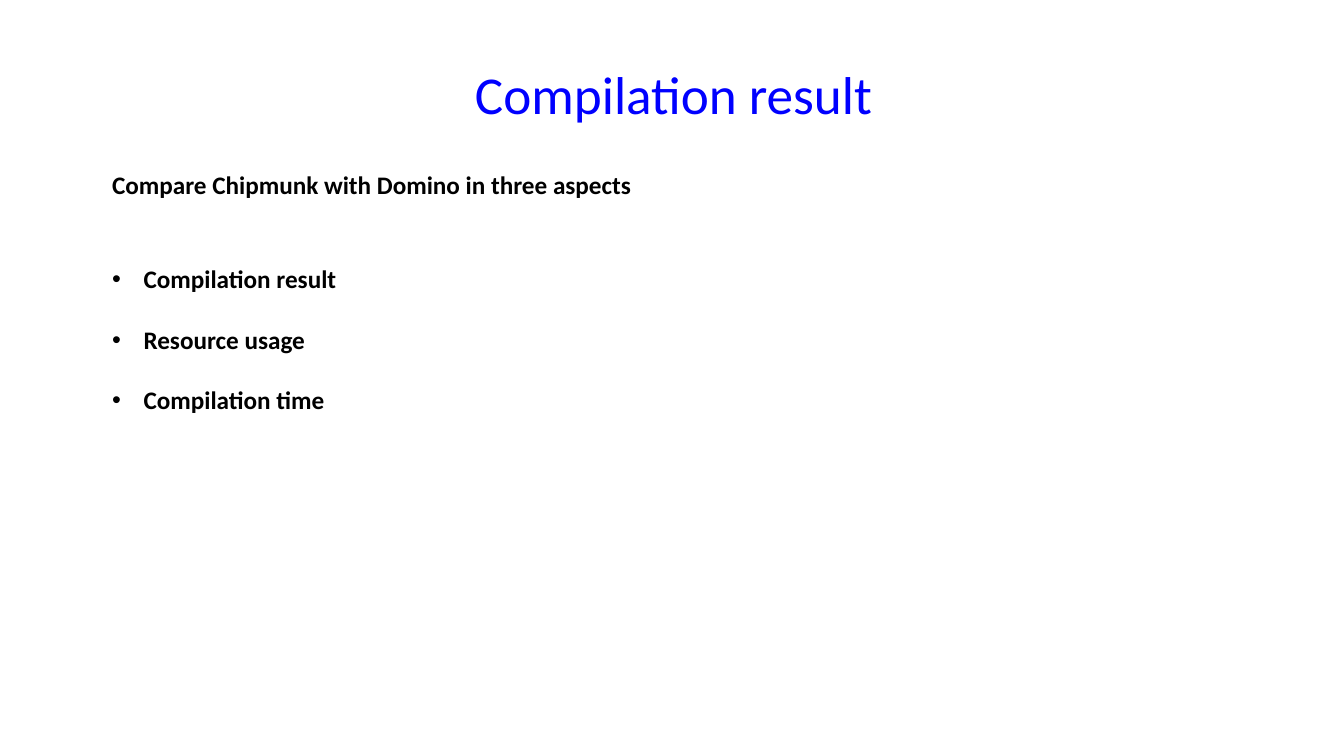
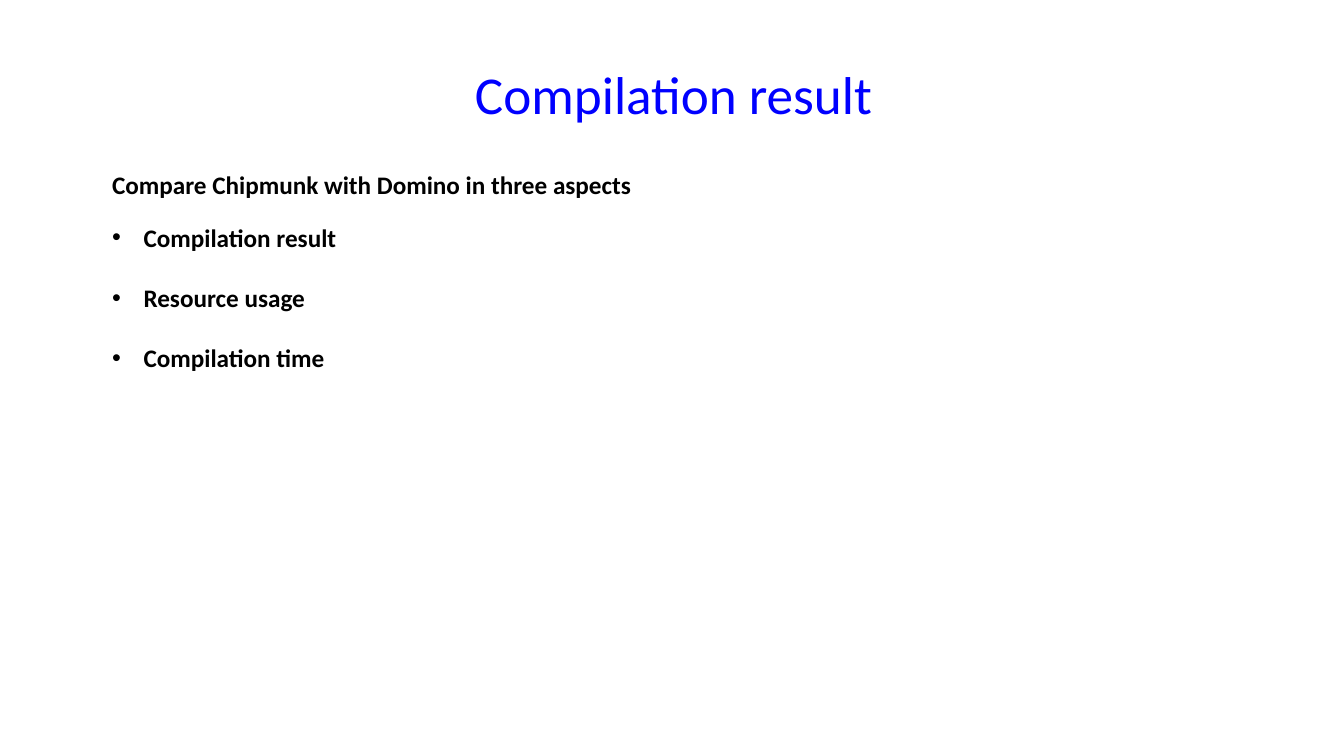
Before and after one commit to chipmunk-project/chipmunk_talk, a slide deck: slide 13 of HotNets_talk.pptx (slide 8 before the commit). Drawn at 1344x756 pixels with LibreOffice and Linux fonts; fonts in the diff are those of the drawing. Boxes give left, top, right and bottom in pixels: in the first picture for what was removed or moved away, otherwise in the second. Text is boxed around its words. In the diff, an @@ line names an element or a change of style, - is before the commit and + after.

```diff
--- a/HotNets_talk.pptx
+++ b/HotNets_talk.pptx
@@ text "Compilation result": place and size @@
-text "Compilation result" at (144,270,336,413)
+text "Compilation result" at (144,229,336,371)
```
Also in this commit, not shown: 1 other slide changed, 9 slides added, 2 slides removed.
